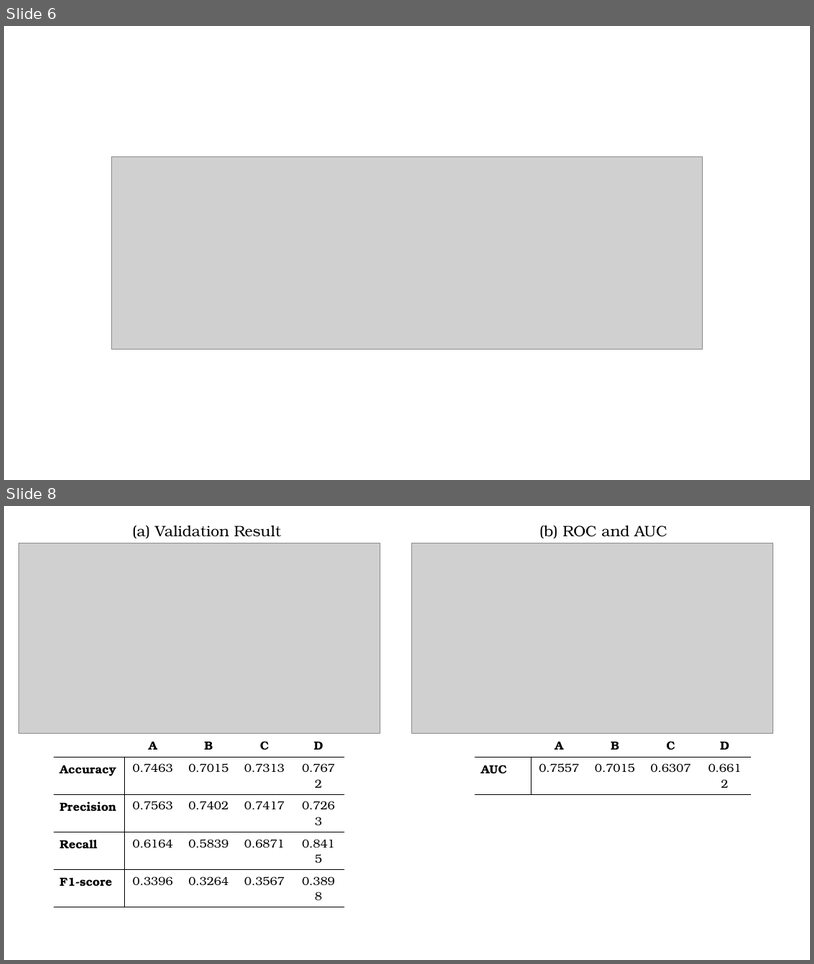
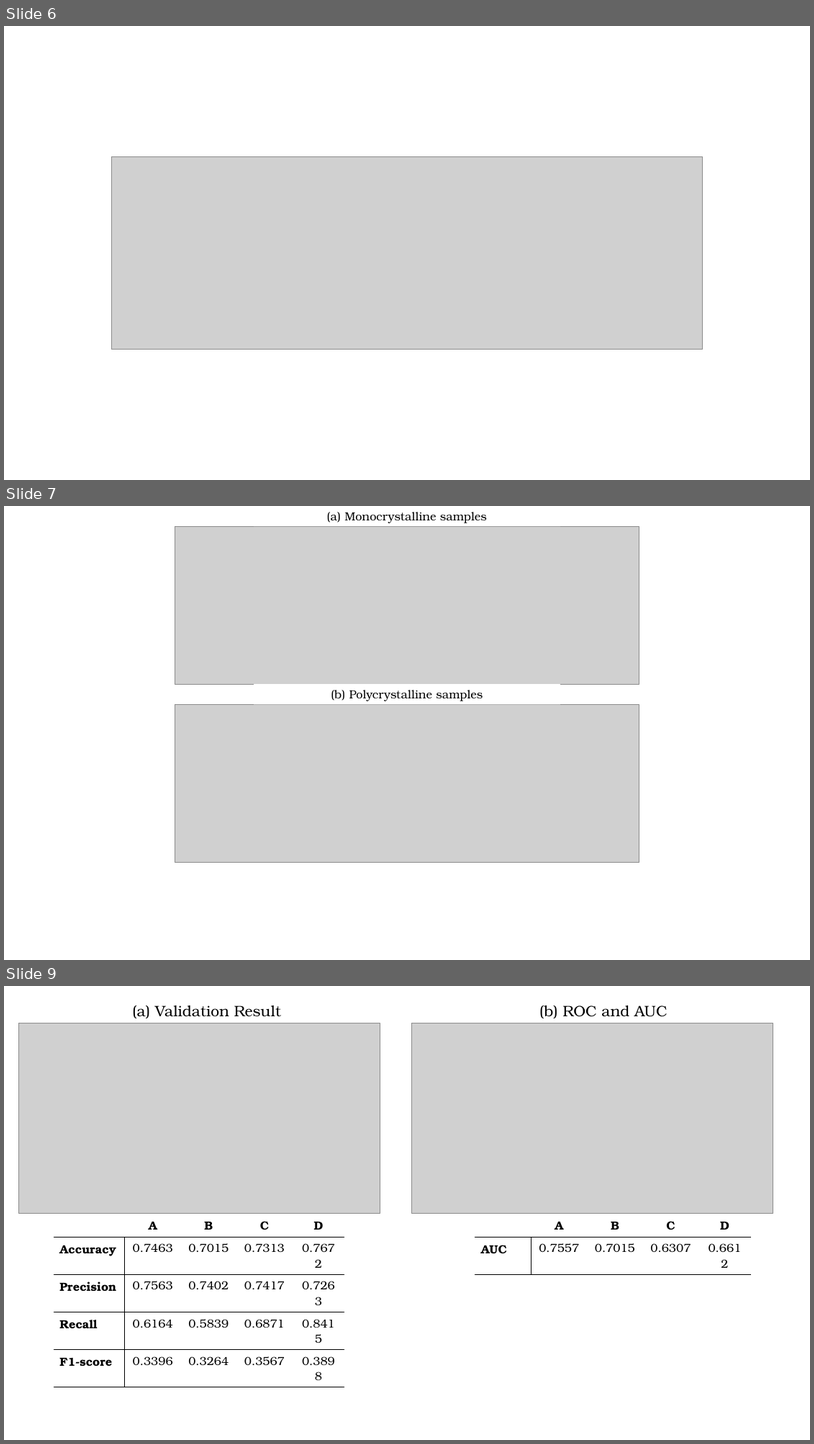
Before and after one commit to vohuynhquangnguyen/SolarPVDiagnostics, a slide deck: docs/figures.pptx. Shown one above the other, each under a label of ours: slides 6 and 8 before the commit, slides 6, 7 and 9 after it; the slides between them are not shown. The pictures are 814x964 and 814x1444 pixels, drawn with LibreOffice and Linux fonts; fonts in the diff are those of the drawing; grey boxes stand for pictures. Boxes give left, top, right and bottom in pixels: in the first picture for what was removed or moved away, otherwise in the second. Text is boxed around its words. In the diff, an @@ line names an element or a change of style, - is before the commit and + after.

```diff
--- a/docs/figures.pptx
+++ b/docs/figures.pptx
@@ slide 7 added at (4, 506, 810, 960), background #FFFFFF @@
@@ group added at (175, 506, 640, 862): 2 pictures, 2 rectangles @@
+(a) Monocrystalline samples
+(b) Polycrystalline samples
@@ what was slide 8 is now slide 9 @@
```
Also in this commit, not shown: 1 other slide added, 4 other files.
